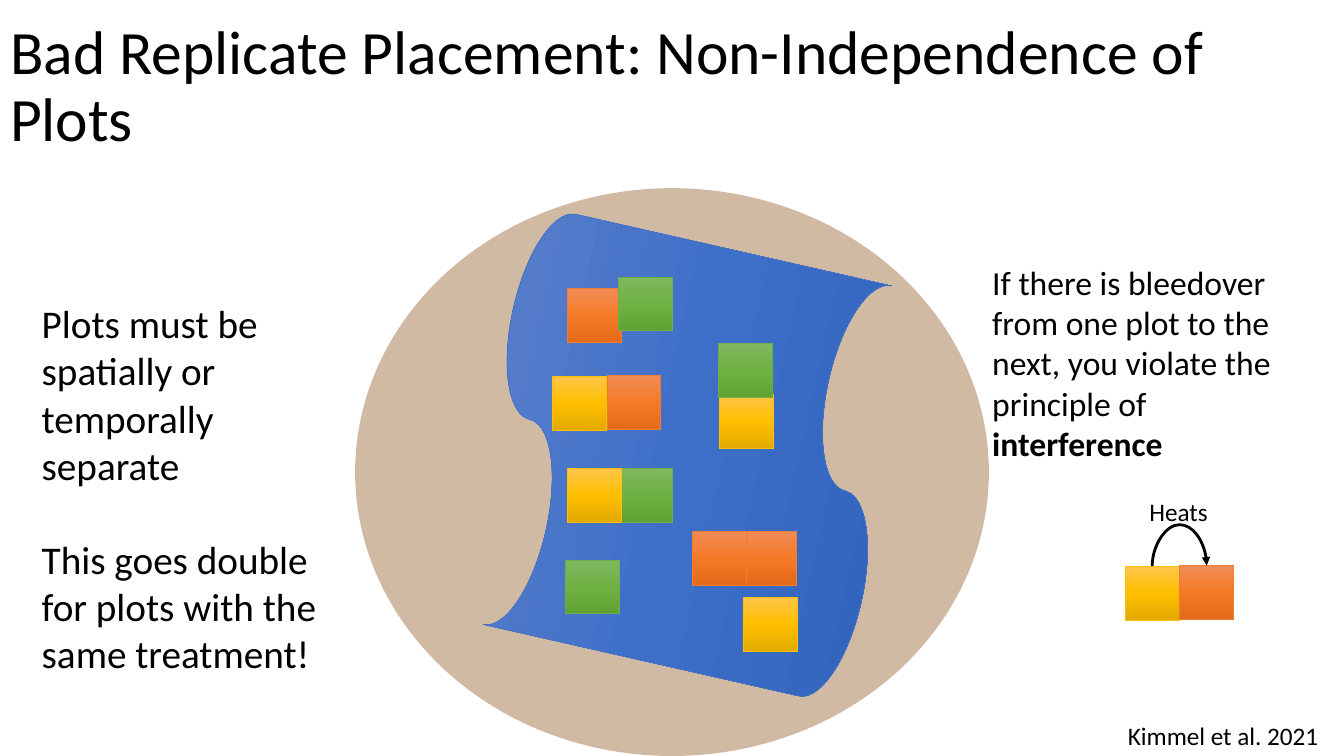
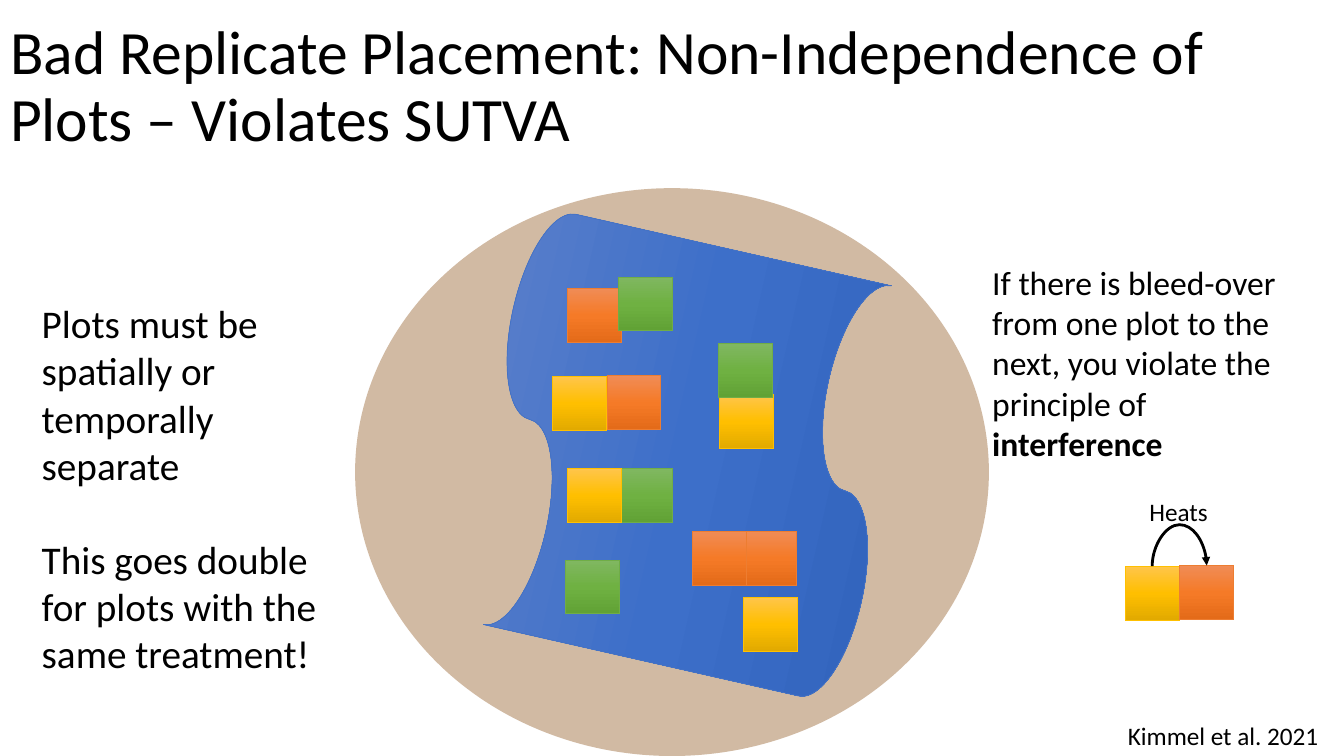
Before and after one commit to biol607/biol607.github.io, a slide deck: slide 35 of lectures/causality_experiments.pptx (slide 34 before the commit). Drawn at 1344x756 pixels with LibreOffice and Linux fonts; fonts in the diff are those of the drawing. Boxes give left, top, right and bottom in pixels: in the first picture for what was removed or moved away, otherwise in the second. Text is boxed around its words. In the diff, an @@ line names an element or a change of style, - is before the commit and + after.

```diff
--- a/lectures/causality_experiments.pptx
+++ b/lectures/causality_experiments.pptx
@@ title at [10,31,1203,142]: text changed @@
-Bad Replicate Placement: Non-Independence of Plots
+Bad Replicate Placement: Non-Independence of Plots – Violates SUTVA
@@ text at [992,271,1275,457]: text changed @@
-If there is bleedover from one plot to the next, you violate the principle of interference
+If there is bleed-over from one plot to the next, you violate the principle of interference
```
Also in this commit, not shown: 10 other slides changed, 22 slides added, 22 slides removed.
